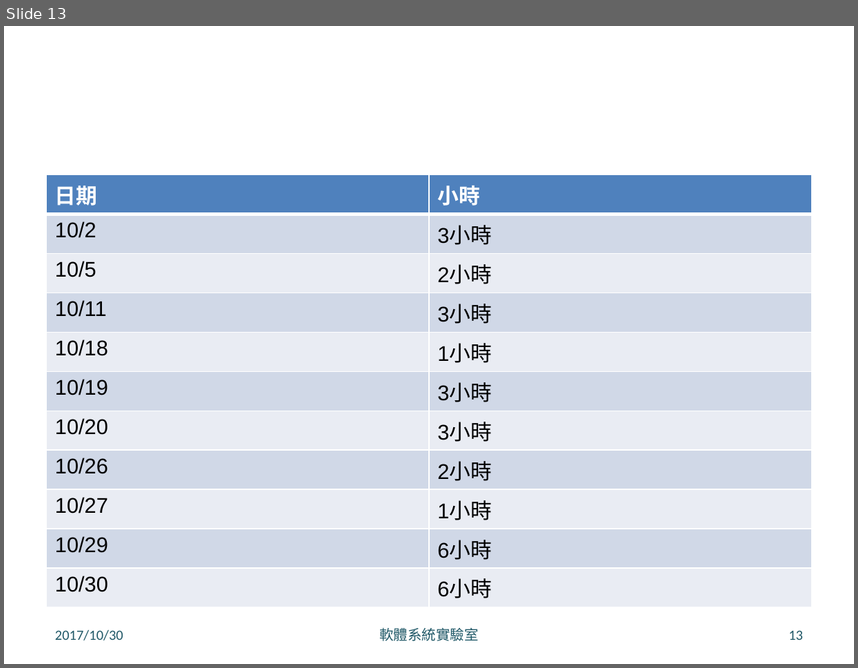
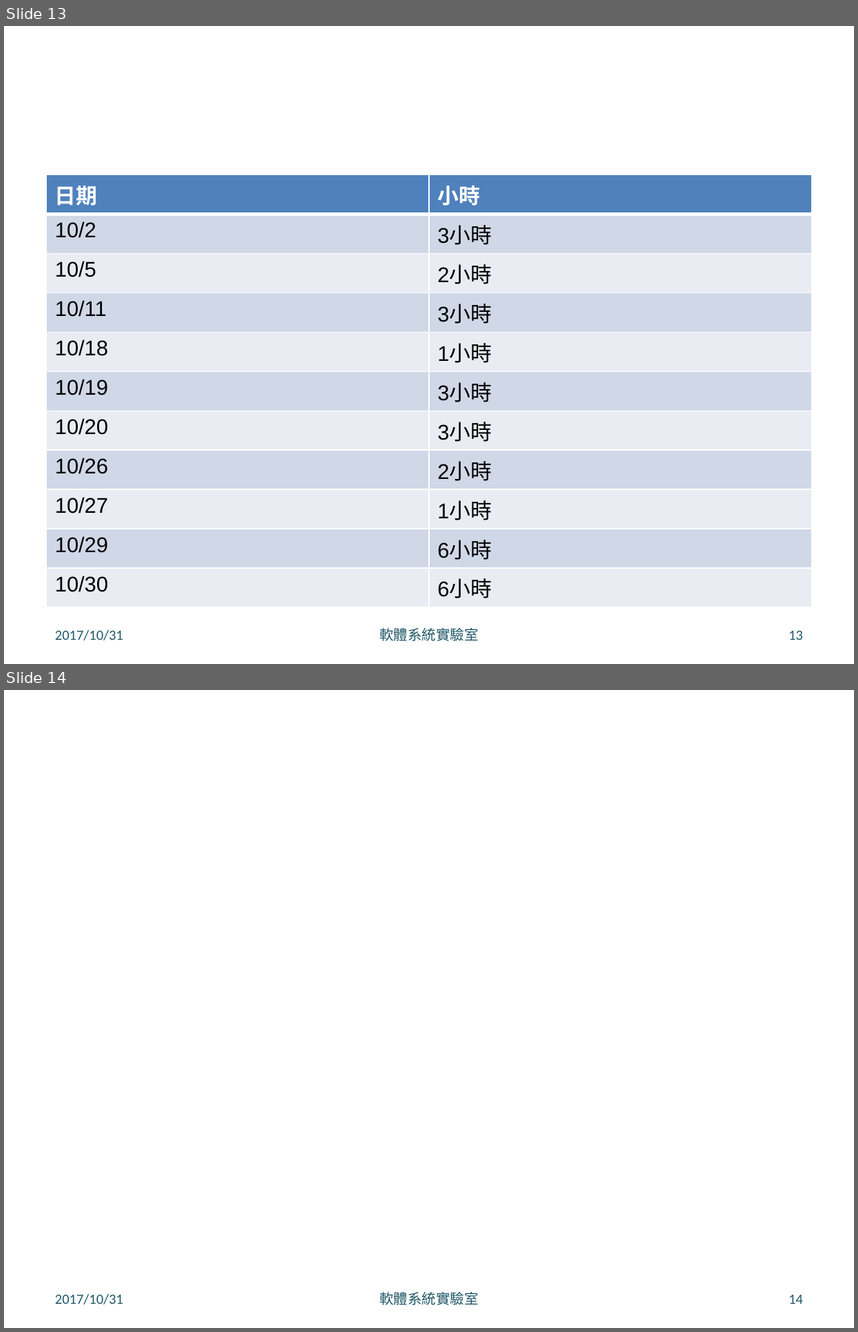
Before and after one commit to disc9562/SE_PASS, a slide deck: doc/report.pptx. Shown one above the other, each under a label of ours: slide 13 before the commit, slides 13 and 14 after it. The pictures are 858x668 and 858x1332 pixels, drawn with LibreOffice and Linux fonts; fonts in the diff are those of the drawing; background and template pictures are left out. Boxes give left, top, right and bottom in pixels: in the first picture for what was removed or moved away, otherwise in the second. Text is boxed around its words. In the diff, an @@ line names an element or a change of style, - is before the commit and + after.

```diff
--- a/doc/report.pptx
+++ b/doc/report.pptx
@@ slide 14 added at [4,690,854,1328], background picture (left out) @@
@@ text added at [55,1293,123,1304], 12 pt, text #215968 @@
+2017/10/31
@@ text added at [379,1291,479,1305], 12 pt, text #215968 @@
+軟體系統實驗室
@@ page number added at [789,1294,803,1303], 12 pt, text #215968 @@
+14
@@ slide 13 changed as well @@
@@ text at [55,629,123,640]: text changed @@
-2017/10/30
+2017/10/31
```
Also in this commit, not shown: 11 other slides changed, 24 other files.
